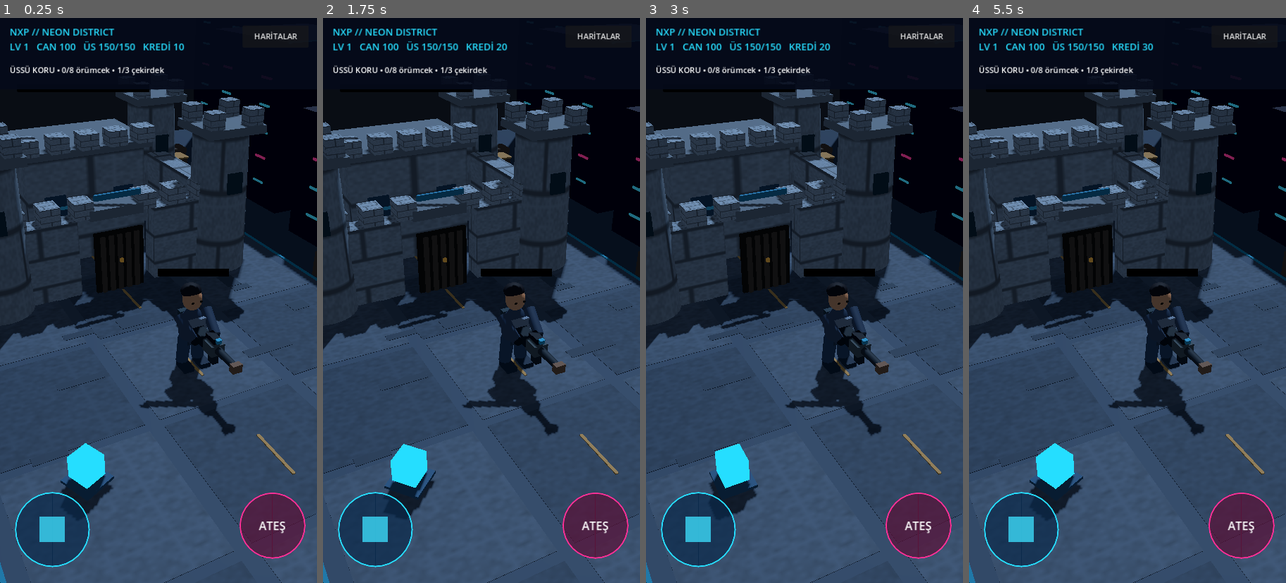
Above: before the commit, frames 1-4 (left to right).
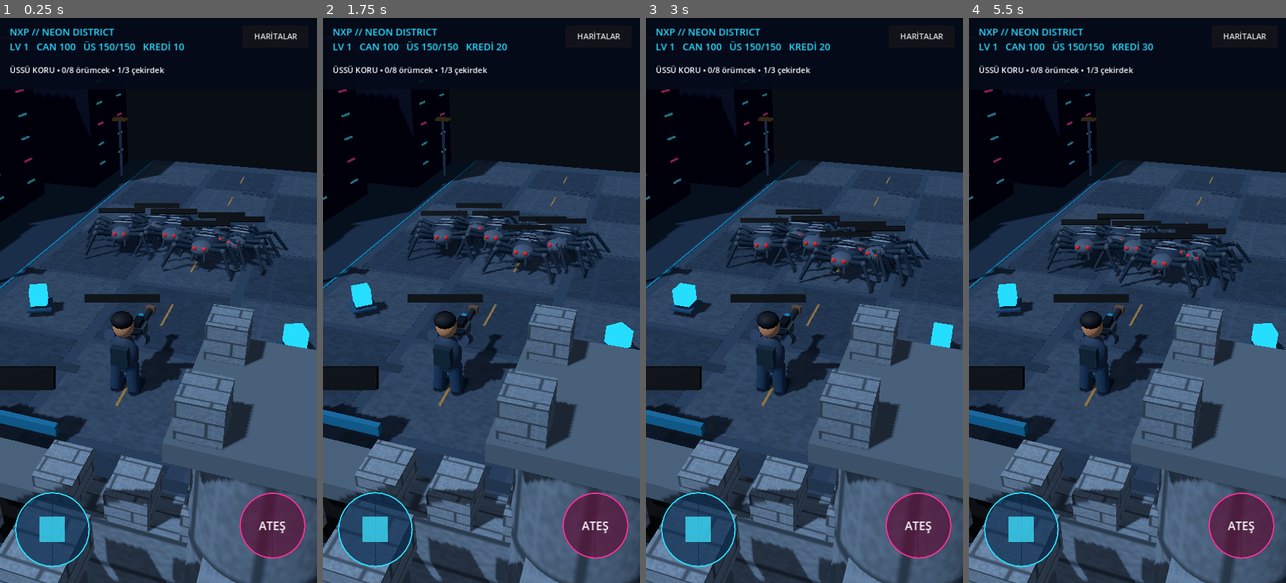
Above: after the commit, the same moments.

Repository: NXP-Network/NXP-Network
Game: Godot game, scene res://main.tscn
Two runs of this game, one before a commit and one after it. Both use one fixed random seed, a clock stepped at 60 frames per second and the inputs below.
Inputs (mouse positions are in pixels of both pictures, inside the frame that each line leads up to):
- Up to frame 1 (0.25 s): no input
- Up to frame 2 (1.75 s): click "HARİTALAR" at 0.5 s; click "1. NEON DISTRICT" at 1.25 s
- Up to frame 3 (3 s): click "HARİTALAR" at 2 s; click "OYUNA DÖN" at 2.75 s
- Up to frame 4 (5.5 s): click "HARİTALAR" at 3.5 s; click "1. NEON DISTRICT" at 4.25 s; move the mouse to (1197, 272) at 5.02 s; click (1197, 272) at 5.17 s

The runs differ from the first frame. In frame 1, 50% of the frame differs, in the area x 0-100%, y 12-100%; in frame 2, 50%; in frame 3, 50%; in frame 4, 51%.

Commit message:
Show hero from behind and spawn spiders in front

Diff:
--- a/godot/main.gd
+++ b/godot/main.gd
@@ -219,10 +219,10 @@
 	_build_map_props()
 	camera = Camera3D.new()
 	camera.projection = Camera3D.PROJECTION_PERSPECTIVE
-	camera.fov = 50.0
-	camera.position = Vector3(7, 10, -12)
+	camera.fov = 58.0
+	camera.position = Vector3(4, 9, 10)
 	add_child(camera)
-	camera.look_at(Vector3(0, 1.0, 2.0))
+	camera.look_at(Vector3(0, 1.15, -3.0))
 	camera.current = true
 
 func _build_map_props() -> void:
@@ -337,7 +337,7 @@
 
 func _spawn_enemy(boss: bool) -> void:
 	var root := Node3D.new()
-	root.position = Vector3(rng.randf_range(-5.0, 5.0), 0, rng.randf_range(-19.0, -13.0))
+	root.position = Vector3(rng.randf_range(-3.5, 3.5), 0, rng.randf_range(-10.5, -8.0))
 	add_child(root)
 	var scale_factor := 2.1 if boss else 1.0
 	root.scale = Vector3.ONE * scale_factor
@@ -388,7 +388,7 @@
 	player.position.z = clampf(player.position.z + movement.z * 6.2 * delta, -20, 20)
 	if movement.length() > 0.1:
 		player.rotation.y = atan2(-movement.x, -movement.z)
-	camera.position = camera.position.lerp(player.position + Vector3(7, 10, -12), minf(1.0, delta * 3.0))
+	camera.position = camera.position.lerp(player.position + Vector3(4, 9, 10), minf(1.0, delta * 3.0))
 	fire_timer = maxf(0.0, fire_timer - delta)
 	if fire_held or Input.is_action_pressed("fire"):
 		_shoot()
